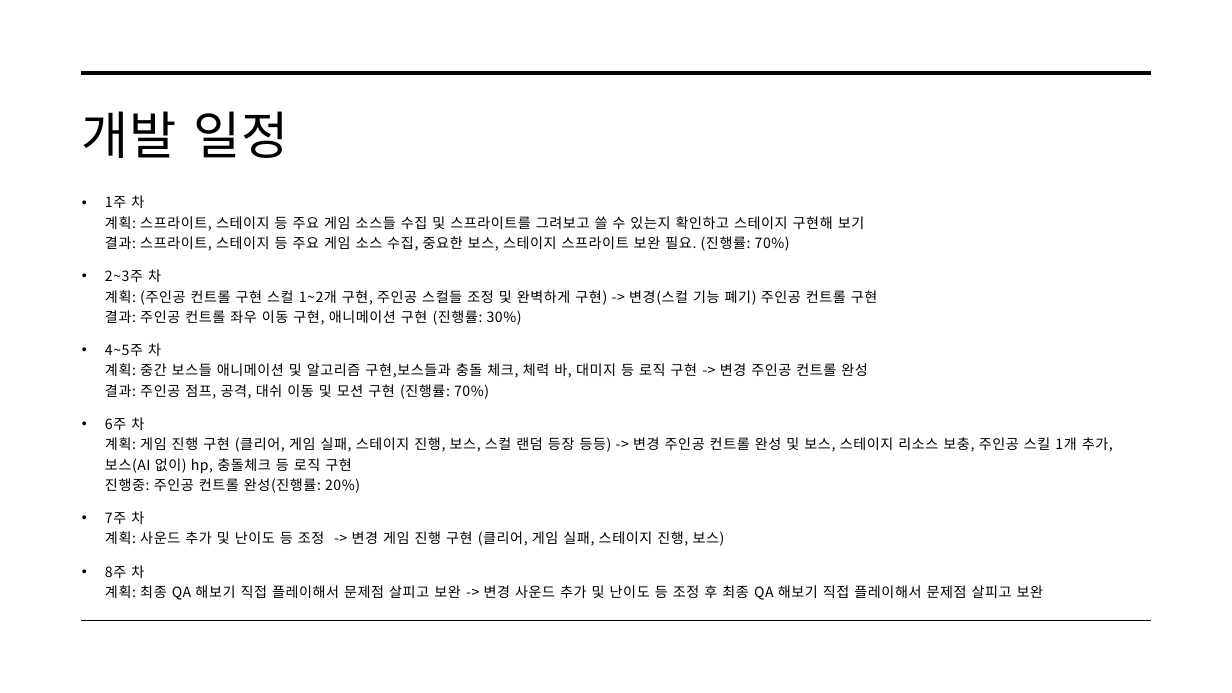
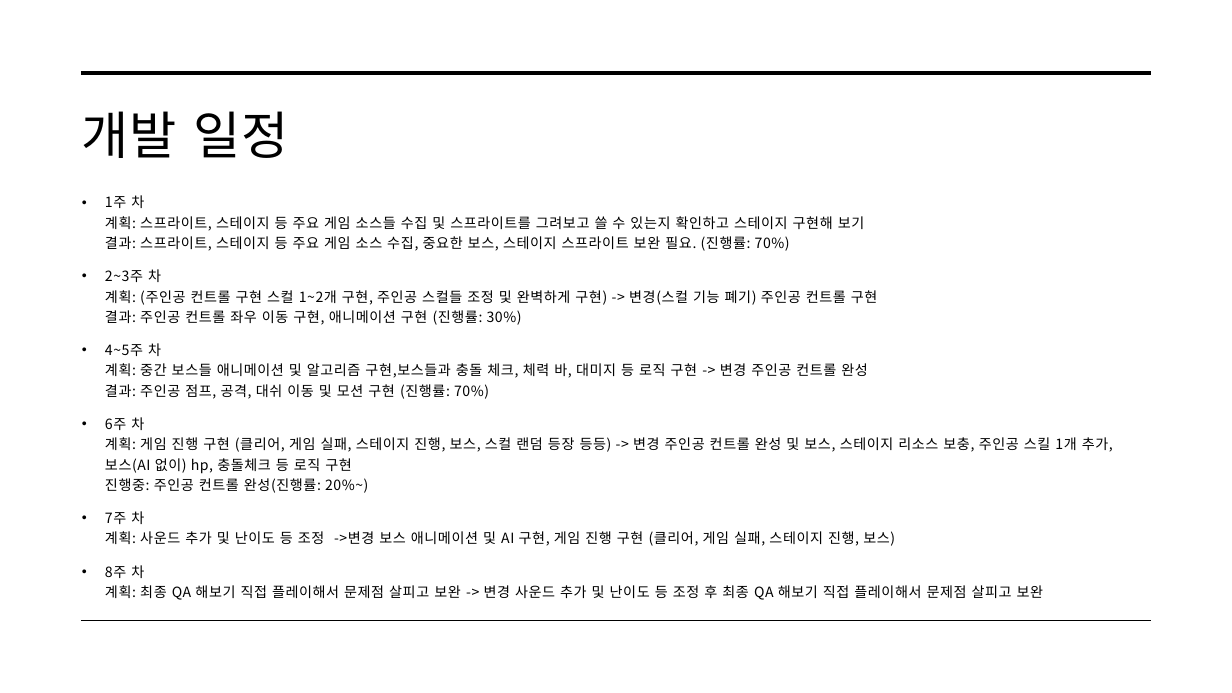
Before and after one commit to KyungSJ/2DGP-final-project, a slide deck: slide 2 of 발표 자료들/2024 2DGP 프로젝트 2차 발표 2023182001 경성준.pptx. Drawn at 1232x693 pixels with LibreOffice and Linux fonts; fonts in the diff are those of the drawing. Boxes give left, top, right and bottom in pixels: in the first picture for what was removed or moved away, otherwise in the second. Text is boxed around its words. In the diff, an @@ line names an element or a change of style, - is before the commit and + after.

```diff
--- a/발표 자료들/2024 2DGP 프로젝트 2차 발표 2023182001 경성준.pptx
+++ b/발표 자료들/2024 2DGP 프로젝트 2차 발표 2023182001 경성준.pptx
@@ text at [105, 417, 1113, 546]: text changed @@
-• 6주 차
-  계획: 게임 진행 구현 (클리어, 게임 실패, 스테이지 진행, 보스, 스컬 랜덤 등장 등등) -> 변경 주인공 컨트롤 완성 및 보스, 스테이지 리소스 보충, 주인공 스킬 1개 추가, 보스(AI 없이) hp, 충돌체크 등 로직 구현
-  진행중: 주인공 컨트롤 완성(진행률: 20%)
-• 7주 차
-  계획: 사운드 추가 및 난이도 등 조정 -> 변경 게임 진행 구현 (클리어, 게임 실패, 스테이지 진행, 보스)
+• 6주 차
+  계획: 게임 진행 구현 (클리어, 게임 실패, 스테이지 진행, 보스, 스컬 랜덤 등장 등등) -> 변경 주인공 컨트롤 완성 및 보스, 스테이지 리소스 보충, 주인공 스킬 1개 추가, 보스(AI 없이) hp, 충돌체크 등 로직 구현
+  진행중: 주인공 컨트롤 완성(진행률: 20%~)
+• 7주 차
+  계획: 사운드 추가 및 난이도 등 조정 ->변경 보스 애니메이션 및 AI 구현, 게임 진행 구현 (클리어, 게임 실패, 스테이지 진행, 보스)
```
Also in this commit, not shown: 1 other file.
